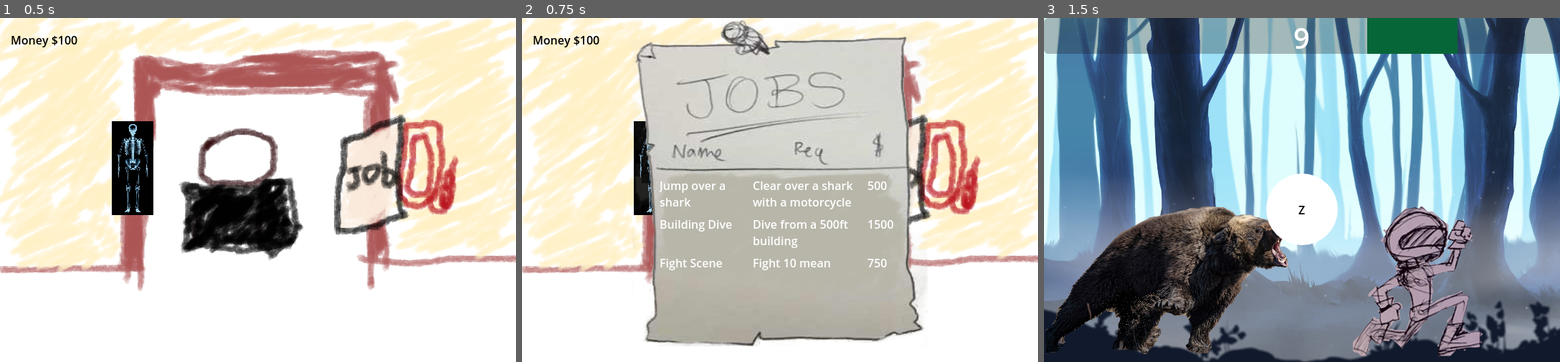
Above: before the commit, frames 1-3 (left to right).
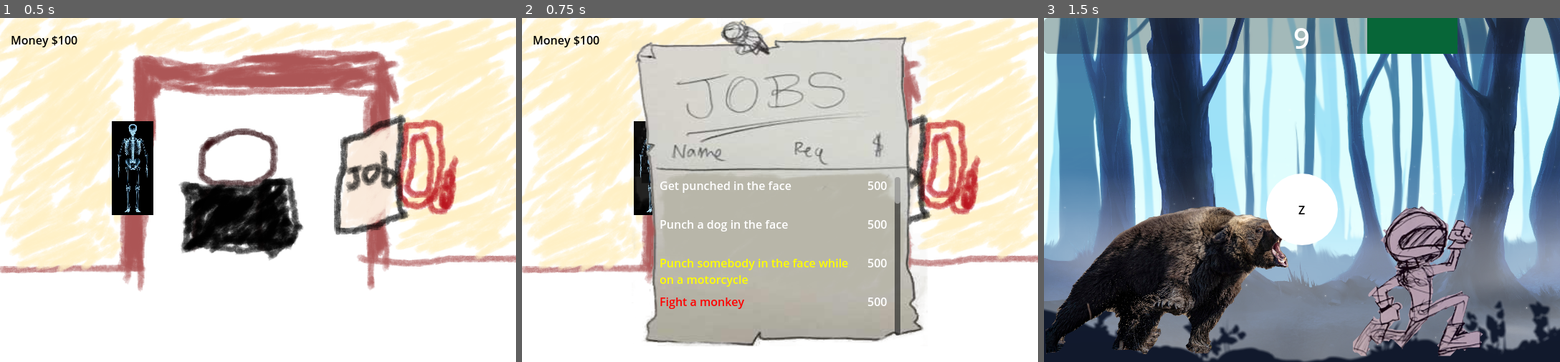
Above: after the commit, the same moments.

Repository: davis-trem/Stunt-Game
Game: Godot game, scene res://scenes/bedroom.tscn
Same seed, same stepped clock (60 frames per second), same inputs: the game is played once before the commit and once after it.
Inputs (mouse positions are in pixels of both pictures, inside the frame that each line leads up to):
- Up to frame 1 (0.5 s): no input
- Up to frame 2 (0.75 s): tap Enter at 0.5 s; move the mouse to (893, 179) at 0.52 s; hold Z (qte_1) from 0.53 s (still down); click (893, 179) at 0.67 s
- Up to frame 3 (1.5 s): tap Space at 1.25 s; move the mouse to (1302, 193) at 1.27 s; release Z (qte_1) at 1.28 s; tap X (qte_2) at 1.35 s; click (1302, 193) at 1.42 s

Frame 1 is identical in both runs. In frame 2, 2.7% of the frame differs, in the area x 26-74%, y 46-93%; in frame 3, nothing differs.

Commit message:
list stunts

Diff:
--- a/scenes/bedroom.tscn
+++ b/scenes/bedroom.tscn
@@ -72,17 +72,16 @@
 grow_vertical = 2
 texture = ExtResource("6_mxkxy")
 
-[node name="JobList" type="GridContainer" parent="JobListUI/JobListContainer"]
+[node name="ScrollContainer" type="ScrollContainer" parent="JobListUI/JobListContainer"]
 layout_mode = 1
 anchors_preset = -1
-anchor_left = 0.094
-anchor_top = 0.497
-anchor_right = 0.094
-anchor_bottom = 0.497
-offset_left = 0.177998
-offset_top = -0.0930023
-offset_right = 336.178
-offset_bottom = 220.907
+offset_left = 39.0
+offset_top = 233.0
+offset_right = 375.0
+offset_bottom = 454.0
+
+[node name="JobList" type="GridContainer" parent="JobListUI/JobListContainer/ScrollContainer"]
+layout_mode = 2
 script = ExtResource("7_82qna")
 
 [node name="HUD" type="CanvasLayer" parent="."]
--- a/scenes/job_posting.tscn
+++ b/scenes/job_posting.tscn
@@ -6,18 +6,11 @@
 custom_minimum_size = Vector2(0, 50)
 mouse_default_cursor_shape = 2
 theme_override_constants/h_separation = 10
-columns = 3
+columns = 2
 script = ExtResource("1_fgtyq")
 
-[node name="JobName" type="RichTextLabel" parent="."]
-custom_minimum_size = Vector2(120, 0)
-layout_mode = 2
-size_flags_vertical = 3
-mouse_filter = 2
-text = "TEST"
-
 [node name="JobRequest" type="RichTextLabel" parent="."]
-custom_minimum_size = Vector2(150, 0)
+custom_minimum_size = Vector2(280, 0)
 layout_mode = 2
 size_flags_vertical = 3
 mouse_filter = 2
@@ -26,6 +19,7 @@
 [node name="JobPayout" type="RichTextLabel" parent="."]
 custom_minimum_size = Vector2(40, 0)
 layout_mode = 2
+size_flags_horizontal = 8
 size_flags_vertical = 3
 mouse_filter = 2
 text = "Test"
--- a/scripts/GameState.gd
+++ b/scripts/GameState.gd
@@ -8,28 +8,345 @@
 var _game_save: GameSave
 var player_stats: PlayerStats
 
+enum SKILL_TYPE {
+	COMBAT,
+	ENDURANCE,
+	ANIMAL_HANDLING,
+	ACROBATICS,
+	DRIVING,
+}
+
+enum BODY_TYPE {
+	ARM,
+	HEAD,
+	TORSO,
+	BACK,
+	LEG,
+}
 
 var job_list = [
 	{
-		"id": 1,
-		"job_title": "Jump over a shark",
-		"job_requirements": "Clear over a shark with a motorcycle",
-		"job_payout": 500,
-		"qte_type": QTEManager.TYPE.MASHING,
-	},
-	{
-		"id": 2,
-		"job_title": "Building Dive",
-		"job_requirements": "Dive from a 500ft building",
-		"job_payout": 1500,
-		"qte_type": QTEManager.TYPE.MASHING,
-	},
-	{
-		"id": 3,
-		"job_title": "Fight Scene",
-		"job_requirements": "Fight 10 mean",
-		"job_payout": 750,
+		"description": "Get punched in the face",
+		"payout": 500,
+		"qte_type": QTEManager.TYPE.MASHING,
+		"required_skills": [
+			{ "type": SKILL_TYPE.COMBAT, "value": 0 }
+		],
+		"risk_areas": [
+			BODY_TYPE.HEAD,
+		]
+	},
+	{
+		"description": "Punch a dog in the face",
+		"payout": 500,
 		"qte_type": QTEManager.TYPE.SIMON_SAYS,
+		"required_skills": [
+			{ "type": SKILL_TYPE.COMBAT, "value": 1 },
+			{ "type": SKILL_TYPE.ANIMAL_HANDLING, "value": 1 }
+		],
+		"risk_areas": [
+			BODY_TYPE.ARM,
+		]
+	},
+	{
+		"description": "Punch somebody in the face while on a motorcycle",
+		"payout": 500,
+		"qte_type": QTEManager.TYPE.MASHING,
+		"required_skills": [
+			{ "type": SKILL_TYPE.COMBAT, "value": 3 },
+			{ "type": SKILL_TYPE.DRIVING, "value": 3 }
+		],
+		"risk_areas": [
+			BODY_TYPE.ARM,
+			BODY_TYPE.BACK,
+			BODY_TYPE.TORSO,
+		]
+	},
+	{
+		"description": "Fight a monkey",
+		"payout": 500,
+		"qte_type": QTEManager.TYPE.MASHING,
+		"required_skills": [
+			{ "type": SKILL_TYPE.COMBAT, "value": 2 },
+			{ "type": SKILL_TYPE.ANIMAL_HANDLING, "value": 4 }
+		],
+		"risk_areas": [
+			BODY_TYPE.ARM,
+			BODY_TYPE.HEAD,
+		]
+	},
+	{
+		"description": "Fight a monkey with a sword",
+		"payout": 500,
+		"qte_type": QTEManager.TYPE.MASHING,
+		"required_skills": [
+			{ "type": SKILL_TYPE.COMBAT, "value": 5 },
+			{ "type": SKILL_TYPE.ANIMAL_HANDLING, "value": 4 },
+			{ "type": SKILL_TYPE.ACROBATICS, "value": 1 }
+		],
+		"risk_areas": [
+			BODY_TYPE.ARM,
+			BODY_TYPE.TORSO,
+		]
+	},
+	{
+		"description": "Get your ass kicked by a dog",
+		"payout": 500,
+		"qte_type": QTEManager.TYPE.MASHING,
+		"required_skills": [
+			{ "type": SKILL_TYPE.ENDURANCE, "value": 1 },
+			{ "type": SKILL_TYPE.ANIMAL_HANDLING, "value": 1 }
+		],
+		"risk_areas": [
+			BODY_TYPE.LEG,
+			BODY_TYPE.TORSO,
+		]
+	},
+	{
+		"description": "Do a backflip",
+		"payout": 500,
+		"qte_type": QTEManager.TYPE.MASHING,
+		"required_skills": [
+			{ "type": SKILL_TYPE.ACROBATICS, "value": 1 }
+		],
+		"risk_areas": [
+			BODY_TYPE.LEG,
+			BODY_TYPE.BACK,
+		]
+	},
+	{
+		"description": "Do a triple backflip",
+		"payout": 500,
+		"qte_type": QTEManager.TYPE.MASHING,
+		"required_skills": [
+			{ "type": SKILL_TYPE.ACROBATICS, "value": 2 }
+		],
+		"risk_areas": []
+	},
+	{
+		"description": "Do a backflip and kick somebody in the chest",
+		"payout": 500,
+		"qte_type": QTEManager.TYPE.MASHING,
+		"required_skills": [
+			{ "type": SKILL_TYPE.ACROBATICS, "value": 3 },
+			{ "type": SKILL_TYPE.COMBAT, "value": 2 }
+		],
+		"risk_areas": []
+	},
+	{
+		"description": "Flying kick a bear in the chest",
+		"payout": 500,
+		"qte_type": QTEManager.TYPE.MASHING,
+		"required_skills": [
+			{ "type": SKILL_TYPE.COMBAT, "value": 5 },
+			{ "type": SKILL_TYPE.ANIMAL_HANDLING, "value": 5 },
+			{ "type": SKILL_TYPE.ENDURANCE, "value": 2 }
+		],
+		"risk_areas": []
+	},
+
+
+	{
+		"description": "Outrun a bear",
+		"payout": 500,
+		"qte_type": QTEManager.TYPE.MASHING,
+		"required_skills": [
+			{ "type": SKILL_TYPE.ANIMAL_HANDLING, "value": 0 },
+			{ "type": SKILL_TYPE.ACROBATICS, "value": 0 }
+		],
+		"risk_areas": []
+	},
+	{
+		"description": "Outrun a dog",
+		"payout": 500,
+		"qte_type": QTEManager.TYPE.MASHING,
+		"required_skills": [
+			{ "type": SKILL_TYPE.ANIMAL_HANDLING, "value": 0 },
+			{ "type": SKILL_TYPE.ACROBATICS, "value": 0 }
+		],
+		"risk_areas": []
+	},
+	{
+		"description": "Outrun a monkey with a sword",
+		"payout": 500,
+		"qte_type": QTEManager.TYPE.MASHING,
+		"required_skills": [
+			{ "type": SKILL_TYPE.ANIMAL_HANDLING, "value": 0 },
+			{ "type": SKILL_TYPE.ACROBATICS, "value": 0 },
+			{ "type": SKILL_TYPE.COMBAT, "value": 0 },
+		],
+		"risk_areas": []
+	},
+	{
+		"description": "Outrun a motorcycle",
+		"payout": 500,
+		"qte_type": QTEManager.TYPE.MASHING,
+		"required_skills": [
+			{ "type": SKILL_TYPE.ACROBATICS, "value": 0 },
+			{ "type": SKILL_TYPE.DRIVING, "value": 0 }
+		],
+		"risk_areas": []
+	},
+	{
+		"description": "Outrun a monkey on a motorcycle with a sword",
+		"payout": 500,
+		"qte_type": QTEManager.TYPE.MASHING,
+		"required_skills": [
+			{ "type": SKILL_TYPE.ACROBATICS, "value": 0 },
+			{ "type": SKILL_TYPE.DRIVING, "value": 0 },
+			{ "type": SKILL_TYPE.COMBAT, "value": 0 }
+		],
+		"risk_areas": []
+	},
+	{
+		"description": "Throw a dog from a moving train",
+		"payout": 500,
+		"qte_type": QTEManager.TYPE.MASHING,
+		"required_skills": [
+			{ "type": SKILL_TYPE.DRIVING, "value": 0 },
+			{ "type": SKILL_TYPE.ANIMAL_HANDLING, "value": 0 }
+		],
+		"risk_areas": []
+	},
+	{
+		"description": "Flying kick a horse from a moving train",
+		"payout": 500,
+		"qte_type": QTEManager.TYPE.MASHING,
+		"required_skills": [
+			{ "type": SKILL_TYPE.COMBAT, "value": 0 },
+			{ "type": SKILL_TYPE.ANIMAL_HANDLING, "value": 0 },
+			{ "type": SKILL_TYPE.DRIVING, "value": 0 }
+		],
+		"risk_areas": []
+	},
+	{
+		"description": "Backflip over a dog",
+		"payout": 500,
+		"qte_type": QTEManager.TYPE.MASHING,
+		"required_skills": [
+			{ "type": SKILL_TYPE.ACROBATICS, "value": 0 },
+			{ "type": SKILL_TYPE.ANIMAL_HANDLING, "value": 0 }
+		],
+		"risk_areas": []
+	},
+	{
+		"description": "Backflip over a horse",
+		"payout": 500,
+		"qte_type": QTEManager.TYPE.MASHING,
+		"required_skills": [
+			{ "type": SKILL_TYPE.ACROBATICS, "value": 0 },
+			{ "type": SKILL_TYPE.ANIMAL_HANDLING, "value": 0 }
+		],
+		"risk_areas": []
+	},
+	{
+		"description": "Backflip over a monkey",
+		"payout": 500,
+		"qte_type": QTEManager.TYPE.MASHING,
+		"required_skills": [
+			{ "type": SKILL_TYPE.ACROBATICS, "value": 0 },
+			{ "type": SKILL_TYPE.ANIMAL_HANDLING, "value": 0 }
+		],
+		"risk_areas": []
+	},
+	{
+		"description": "Backflip over a monkey with a sword",
+		"payout": 500,
+		"qte_type": QTEManager.TYPE.MASHING,
+		"required_skills": [
+			{ "type": SKILL_TYPE.ACROBATICS, "value": 0 },
+			{ "type": SKILL_TYPE.COMBAT, "value": 0 },
+			{ "type": SKILL_TYPE.ANIMAL_HANDLING, "value": 0 }
+		],
+		"risk_areas": []
+	},
+	{
+		"description": "Motorcycle on a ramp over a pit of flames",
+		"payout": 500,
+		"qte_type": QTEManager.TYPE.MASHING,
+		"required_skills": [
+			{ "type": SKILL_TYPE.DRIVING, "value": 0 },
+			{ "type": SKILL_TYPE.ENDURANCE, "value": 0 }
+		],
+		"risk_areas": []
+	},
+	{
+		"description": "Jump a motorcycle over a family of monkeys",
+		"payout": 500,
+		"qte_type": QTEManager.TYPE.MASHING,
+		"required_skills": [
+			{ "type": SKILL_TYPE.DRIVING, "value": 0 },
+			{ "type": SKILL_TYPE.ENDURANCE, "value": 0 },
+			{ "type": SKILL_TYPE.ANIMAL_HANDLING, "value": 0 }
+		],
+		"risk_areas": []
+	},
+	{
+		"description": "Outrun a helicopter full of wild dogs",
+		"payout": 500,
+		"qte_type": QTEManager.TYPE.MASHING,
+		"required_skills": [
+			{ "type": SKILL_TYPE.ACROBATICS, "value": 0 },
+			{ "type": SKILL_TYPE.ANIMAL_HANDLING, "value": 0 },
+			{ "type": SKILL_TYPE.DRIVING, "value": 0 }
+		],
+		"risk_areas": []
+	},
+	{
+		"description": "Get thrown off a building",
+		"payout": 500,
+		"qte_type": QTEManager.TYPE.MASHING,
+		"required_skills": [
+			{ "type": SKILL_TYPE.ENDURANCE, "value": 0 }
+		],
+		"risk_areas": []
+	},
+	{
+		"description": "Get thrown into a pit of flames",
+		"payout": 500,
+		"qte_type": QTEManager.TYPE.MASHING,
+		"required_skills": [
+			{ "type": SKILL_TYPE.ENDURANCE, "value": 0 }
+		],
+		"risk_areas": []
+	},
+	{
+		"description": "Get kicked in the balls",
+		"payout": 500,
+		"qte_type": QTEManager.TYPE.MASHING,
+		"required_skills": [
+			{ "type": SKILL_TYPE.ENDURANCE, "value": 0 }
+		],
+		"risk_areas": []
+	},
+	{
+		"description": "Get kicked in the balls by a horse",
+		"payout": 500,
+		"qte_type": QTEManager.TYPE.MASHING,
+		"required_skills": [
+			{ "type": SKILL_TYPE.ENDURANCE, "value": 0 },
+			{ "type": SKILL_TYPE.ANIMAL_HANDLING, "value": 0 }
+		],
+		"risk_areas": []
+	},
+	{
+		"description": "Get kicked in the balls three times",
+		"payout": 500,
+		"qte_type": QTEManager.TYPE.MASHING,
+		"required_skills": [
+			{ "type": SKILL_TYPE.ENDURANCE, "value": 0 }
+		],
+		"risk_areas": []
+	},
+	{
+		"description": "Get Flyin kicked in the face",
+		"payout": 500,
+		"qte_type": QTEManager.TYPE.MASHING,
+		"required_skills": [
+			{ "type": SKILL_TYPE.ENDURANCE, "value": 0 },
+			{ "type": SKILL_TYPE.COMBAT, "value": 0 },
+		],
+		"risk_areas": []
 	},
 ]
 
--- a/scripts/JobList.gd
+++ b/scripts/JobList.gd
@@ -7,10 +7,9 @@
 		var job = GameState.job_list[i]
 		var scene = load("res://scenes/job_posting.tscn")
 		var instance = scene.instantiate()
-		instance.get_node("JobName").text = job["job_title"]
-		instance.get_node("JobRequest").text = job["job_requirements"]
-		instance.get_node("JobPayout").text = str(job["job_payout"])
-		instance.name = "jobposting_" + str(job["id"])
+		instance.get_node("JobRequest").text = job["description"]
+		instance.get_node("JobPayout").text = str(job["payout"])
+		instance.name = "jobposting_" + str(i)
 		instance.job_idx = i
 		instance.qte_type = job["qte_type"]
 		add_child(instance)
--- a/scripts/job_posting.gd
+++ b/scripts/job_posting.gd
@@ -9,17 +9,40 @@
 	QTEManager.TYPE.SIMON_SAYS: QTE_SIMON_SAYS,
 }
 
+@onready var job_request: RichTextLabel = $JobRequest
+
 var job_idx
 var qte_type: QTEManager.TYPE
 
 # Called when the node enters the scene tree for the first time.
 func _ready():
-	pass # Replace with function body.
+	job_request.add_theme_color_override('default_color', _determine_text_color())
 
 
-# Called every frame. 'delta' is the elapsed time since the previous frame.
-func _process(delta):
-	pass
+func _determine_text_color() -> Color:
+	var caution = false
+	for required_skill in GameState.job_list[job_idx]['required_skills']:
+		var skill_gap = _get_skill_gap(required_skill['type'], required_skill['value'])
+		if skill_gap >= 3:
+			return Color.RED
+		elif  skill_gap >= 1:
+			caution = true
+	return Color.YELLOW if caution else Color.WHITE
+
+
+func _get_skill_gap(type: GameState.SKILL_TYPE, value: int) -> int:
+	match type:
+		GameState.SKILL_TYPE.ACROBATICS:
+			return value - GameState.player_stats.acrobatics
+		GameState.SKILL_TYPE.ENDURANCE:
+			return value - GameState.player_stats.endurance
+		GameState.SKILL_TYPE.COMBAT:
+			return value - GameState.player_stats.combat
+		GameState.SKILL_TYPE.ANIMAL_HANDLING:
+			return value - GameState.player_stats.animal_handling
+		GameState.SKILL_TYPE.DRIVING:
+			return value - GameState.player_stats.driving
+	return 0
 
 
 func _gui_input(event):
--- a/scripts/qte_manager.gd
+++ b/scripts/qte_manager.gd
@@ -146,10 +146,8 @@
 
 
 func _handle_event_ended_dialog_quit_button_pressed():
-	GameState.player_stats.money += GameState.job_list[job_idx]["job_payout"]
-	print(GameState.player_stats.round)
+	GameState.player_stats.money += GameState.job_list[job_idx]["payout"]
 	GameState.proceedToNextRound()
-	print(GameState.player_stats.round)
 	var scene = preload("res://scenes/bedroom.tscn").instantiate()
 	GameState.scene_swapper(scene)
 
